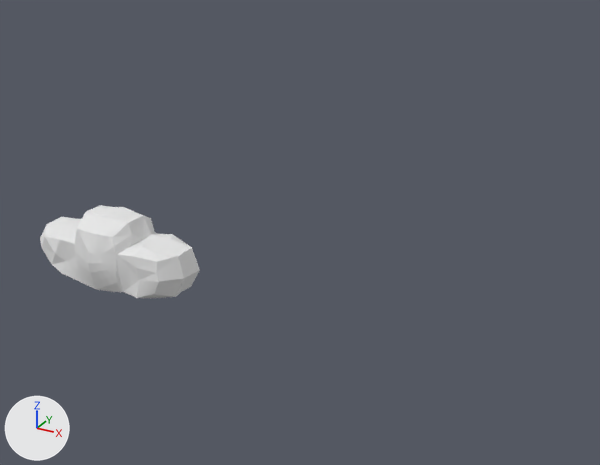
The Blender file production/assets/models/clouds/clouds2.blend as it was, and as the next commit left it.
Both versions are drawn from a camera (50 mm lens) standing at (19.5, -21.4, 13.8) and looking at (6.1, 3.1, 1.6). Every picture has the same lights, and +X, +Y and +Z are marked at lower left.

The scene before the commit, as lines of its bpy script (objects in view):
```python
me_cube_073 = bpy.data.meshes.new('Cube.073')
me_cube_073.from_pydata(...)  # 7061 vertices, 3232 faces; spans x -3.47..3.45, y -1.45..1.39, z -0.76..2.33
me_cube_073.polygons.foreach_set('use_smooth', [True] * 3232)
me_cube_073.materials.append(mat_cloud)  # white #e7e7e7
ob_cloud = bpy.data.objects.new('cloud', me_cube_073)
ob_cloud.location = (0.0, 0.0, 0.0)
```
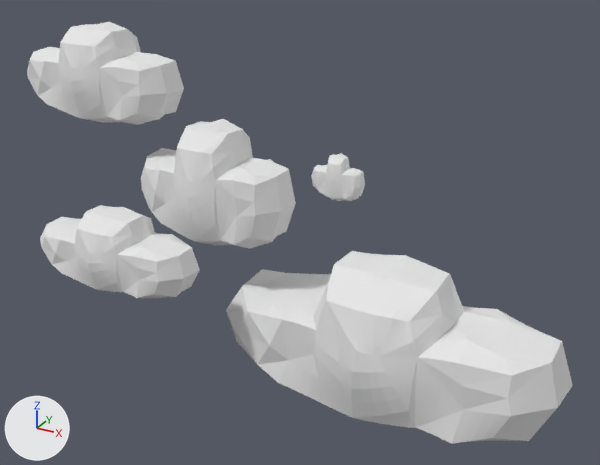
Location of each change, [x1, y1, x2, y2] in pixels of the pictures (600 x 465 px):
'cloud.004', added: after [226, 251, 573, 444]
'cloud.001', added: after [141, 119, 296, 249]
'cloud.003', added: after [27, 21, 184, 125]
'cloud.002', added: after [311, 153, 365, 201]

What the commit changed:
Object 'cloud.001' (ob_cloud_001) is new; it shows a copy of the mesh of ob_cloud.
Its location is (2.31, 3.26, 1.51).
Its scale is (0.933, 1.19, 1.57).
Object 'cloud.002' (ob_cloud_002) is new; it shows a copy of the mesh of ob_cloud.
Its location is (6.45, 5.43, 2.54).
Its scale is (0.31, 0.343, 0.594).
Object 'cloud.003' (ob_cloud_003) is new; it shows a copy of the mesh of ob_cloud.
Its location is (-2.73, 3.14, 5.48).
Its scale is (1.02, 1.13, 1.23).
Object 'cloud.004' (ob_cloud_004) is new; it shows a copy of the mesh of ob_cloud.
Its location is (9.48, 3.65, -3.71).
Its scale is (1.92, 1.9, 1.96).
